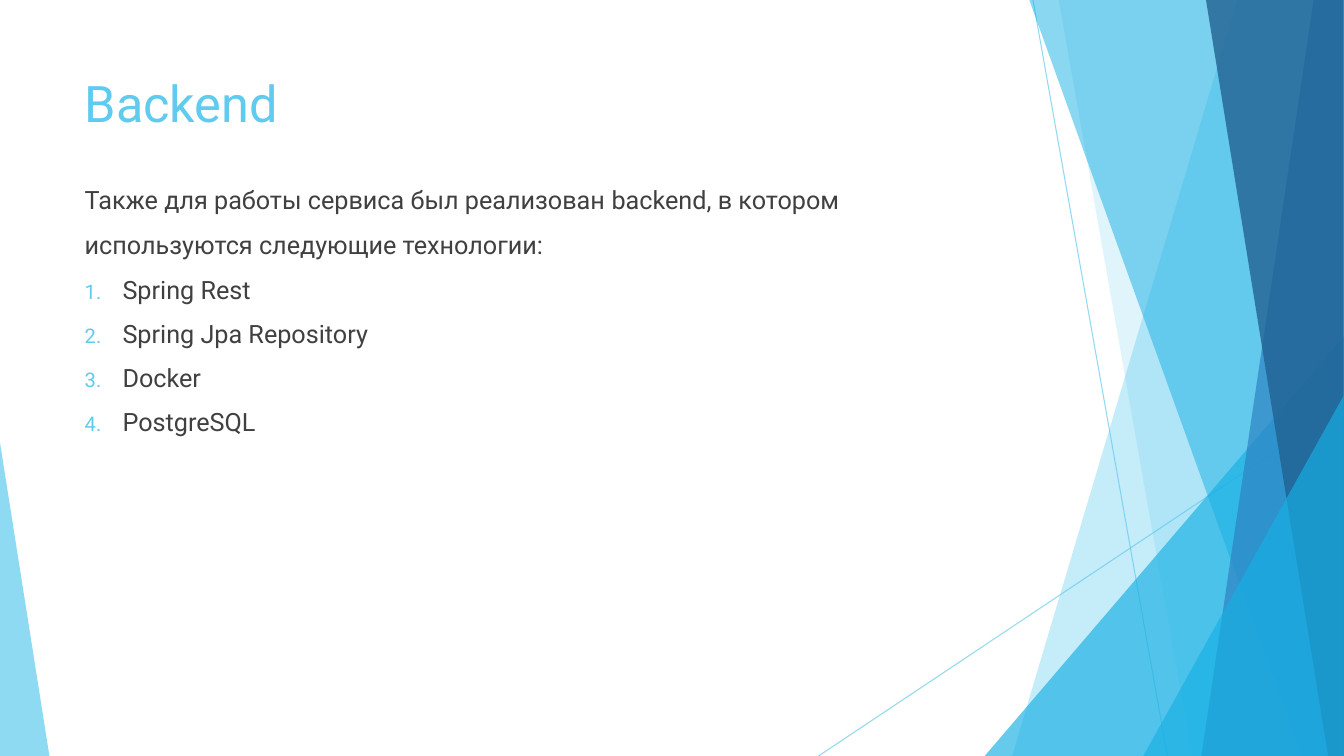
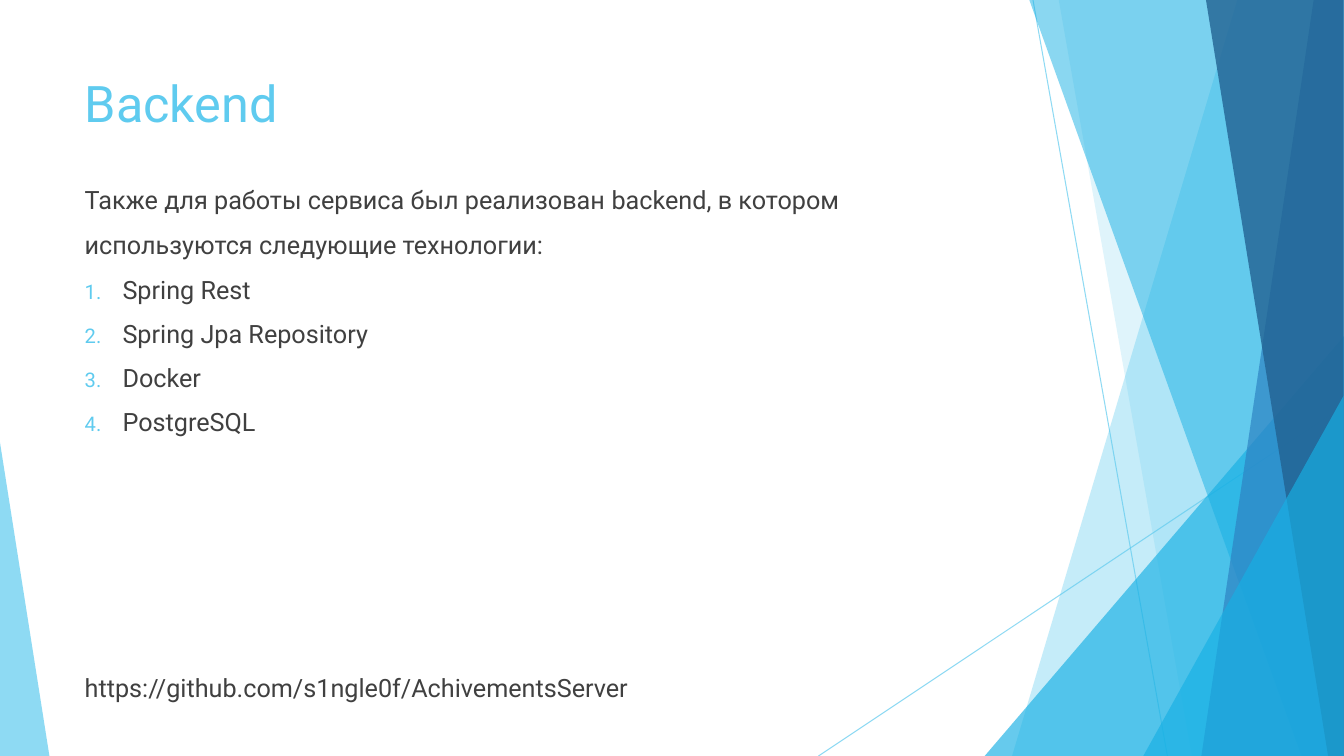
Before and after one commit to s1ngle0f/Achivements, a slide deck: slide 10 of Файлы для оценки/Социальный челленджер.pptx. Drawn at 1344x756 pixels with LibreOffice and Linux fonts; fonts in the diff are those of the drawing. Boxes give left, top, right and bottom in pixels: in the first picture for what was removed or moved away, otherwise in the second. Text is boxed around its words. In the diff, an @@ line names an element or a change of style, - is before the commit and + after.

Commit message:
Файлы для проверки

```diff
--- a/Файлы для оценки/Социальный челленджер.pptx
+++ b/Файлы для оценки/Социальный челленджер.pptx
@@ text at [85, 678, 628, 703]: paragraph added @@
+https://github.com/s1ngle0f/AchivementsServer
```
